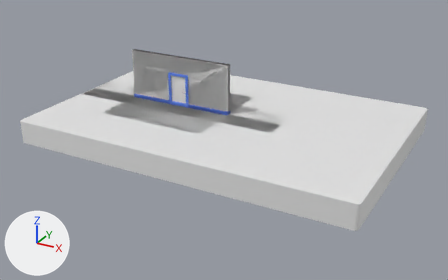
Renders of the FBX model Assets/Graphics/Models/Enviroments.fbx from each side of a commit.
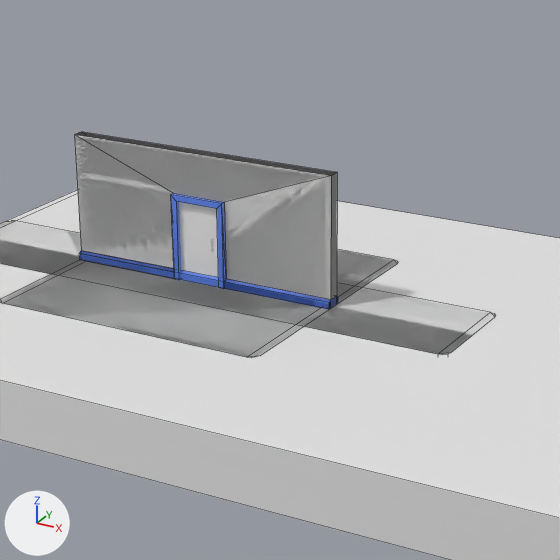
Each version appears first whole from a camera (50 mm lens) standing at (29.2, -44.8, 19.8) and looking at (5.3, -1.4, -1.9), and next in a close-up on the part from 23% to 70% of the width and 0% to 75% of the height. The axes (+X, +Y, +Z) are drawn at lower left. The lights are the same throughout. The close-ups show mesh edges as thin lines. Where no turn or scale is listed for an object, it has been applied to the vertices.

Before the edit, the objects in view are built like this:
```python
mat_material_003 = principled_material('Material.003')
mat_material_003.base_color = (0.0607, 0.0607, 0.0607)  # dark grey #464646
me_cube_006 = bpy.data.meshes.new('Cube.006')
me_cube_006.from_pydata(...)  # 32 vertices, 23 faces; spans x -10.0..10.0, y -2.0..2.0, z -2.0..0.0
me_cube_007 = bpy.data.meshes.new('Cube.007')
me_cube_007.from_pydata(...)  # 48 vertices, 46 faces; spans x -5.0..5.0, y -0.36..0.36, z 0.0..4.5
# faces by material slot: [9, 37]
me_cube_007.materials.append(mat_material_001)  # white #e7e7e7
me_cube_007.materials.append(mat_material_002)  # blue #577fe7
me_cube_008 = bpy.data.meshes.new('Cube.008')
me_cube_008.from_pydata(...)  # 20 vertices, 17 faces; spans x -5.0..5.0, y -0.31..0.31, z 0.0..4.5
# faces by material slot: [7, 10]
me_cube_008.materials.append(mat_material_001)  # white #e7e7e7
me_cube_008.materials.append(mat_material_002)  # blue #577fe7
me_cube_009 = bpy.data.meshes.new('Cube.009')
me_cube_009.from_pydata(...)  # 32 vertices, 27 faces; spans x 0.0..1.6, y -0.2..0.2, z 0.0..2.8
# faces by material slot: [19, 2, 6]
me_cube_009.materials.append(mat_material_001)  # white #e7e7e7
me_cube_009.materials.append(mat_material_002)  # blue #577fe7
me_cube_009.materials.append(mat_material_003)  # dark grey #464646
ob_door_01 = bpy.data.objects.new('Door_01', me_cube_009)
ob_door_01.location = (-0.8, 0.0, 0.0)
ob_floor_03 = bpy.data.objects.new('Floor_03', me_cube_006)
ob_floor_03.location = (0.0, 0.0, 0.0)
ob_wall_01 = bpy.data.objects.new('Wall_01', me_cube_008)
ob_wall_01.location = (0.0, 0.0, 0.0)
ob_wall_02 = bpy.data.objects.new('Wall_02', me_cube_007)
ob_wall_02.location = (0.0, 0.0, 0.0)
# also in view: 'Floor_01' at (5.0, 0.0, -1.0); 'Floor_02' at (0.0, 0.0, -1.0)
```
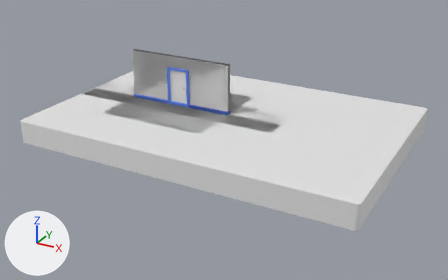
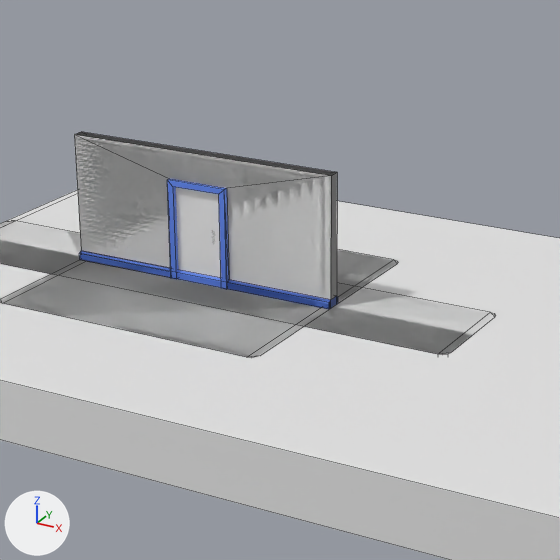
Boxes (x1, y1, x2, y2) around the edits, measured in the close-ups (560 x 560 px; the box of a moved part takes in the faces that stretch with it):
'Wall_01', recoloured
    both: (74, 134, 331, 302)
'Wall_02', recoloured, reshaped
    both: (74, 132, 338, 309)
part 1 of me_cube_007, moved or reshaped
    before: (74, 134, 331, 302)
    after: (74, 135, 331, 302)

What the commit changed:
Material 'Material.003' (mat_material_003) changes colour from dark grey #464646 to white #e7e7e7; in linear values from (0.0607, 0.0607, 0.0607) to (0.8, 0.8, 0.8).
me_cube_007 has 48 vertices, 46 faces and spans x -5.0..5.0, y -0.36..0.36, z 0.0..4.5.
me_cube_007 is used by ob_wall_02; location (0.0, 0.0, 0.0).
me_cube_007 part 1: 32 of 48 vertices moved; they spanned x -1.0..1.0, y -0.36..0.36, z 0.0..3.0 and now span x -1.13..1.11, y -0.36..0.36, z 0.0..3.5; mean shift (-0.01, 0.0, 0.19); largest move (-1.0, -0.2, 3.0) -> (-1.13, -0.2, 3.5).
